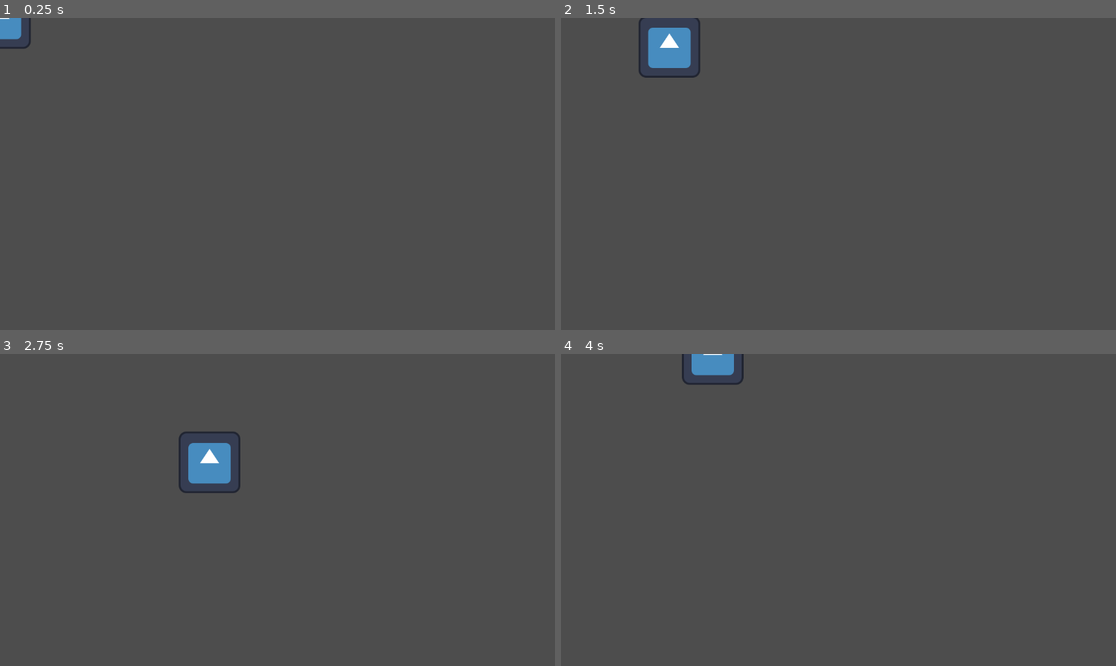
Above: before the commit, frames 1-4 (two rows, left to right).
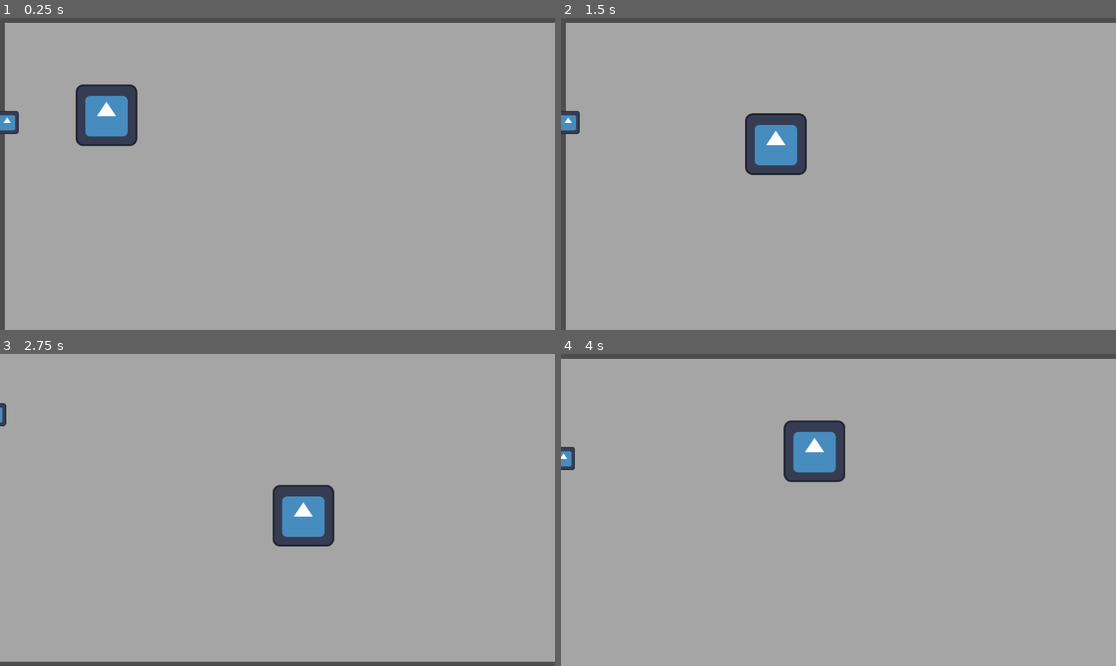
Above: after the commit, the same moments.

Repository: Lin1ux/LD58
Game: Godot game, scene res://Scene/main.tscn
Two runs of this game, one before a commit and one after it. Both use one fixed random seed, a clock stepped at 60 frames per second and the inputs below. The engine's default icon, where the game draws it, is replaced by a stand-in: a white triangle on a blue panel in a dark square.
Inputs:
- Up to frame 1 (0.25 s): no input
- Up to frame 2 (1.5 s): tap Enter at 0.5 s; hold Right (ui_right) 0.53-1.28 s; hold Down (ui_down) from 1.28 s (still down)
- Up to frame 3 (2.75 s): release Down (ui_down) at 2.03 s; hold Right (ui_right) from 2.03 s (still down)
- Up to frame 4 (4 s): release Right (ui_right) at 2.78 s; hold Up (ui_up) 2.78-3.53 s; hold Left (ui_left) from 3.53 s (still down)

The runs differ from the first frame. In frame 1, 97% of the frame differs, in the area x 0-100%, y 0-100%; in frame 2, 97%; in frame 3, 98%, in the area x 0-100%, y 0-99%; in frame 4, 98%.

Commit message:
Level chunk system

Diff:
--- /dev/null
+++ b/Scene/camera_area.gd
@@ -0,0 +1,2 @@
+extends Area2D
+class_name CameraArea
--- /dev/null
+++ b/Scene/chunks/level_chunk.gd
@@ -0,0 +1,72 @@
+extends Area2D
+class_name LevelChunk
+
+
+@export_category("Camera")
+@export var lock_camera: bool = true
+
+
+@export_category("Link Chunks")
+@export_file("*.tscn") var chunk_left: String = ""
+@export_file("*.tscn") var chunk_right: String = ""
+@export_file("*.tscn") var chunk_up: String = ""
+@export_file("*.tscn") var chunk_down: String = ""
+
+
+@export_category("Link Nodes")
+@export var link_left: LevelChunkLink = null
+@export var link_right: LevelChunkLink = null
+@export var link_up: LevelChunkLink = null
+@export var link_down: LevelChunkLink = null
+
+
+func _ready() -> void:
+	if link_left != null:
+		link_left.activated.connect(load_left)
+	if link_right != null:
+		link_right.activated.connect(load_right)
+	if link_up != null:
+		link_up.activated.connect(load_up)
+	if link_down != null:
+		link_down.activated.connect(load_down)
+
+
+func load_left() -> void:
+	if chunk_left == "":
+		return
+	var c: LevelChunk = load(chunk_left).instantiate()
+	c.global_position = link_left.global_position - c.link_right.position
+	get_parent().add_child(c)
+
+
+func load_right() -> void:
+	if chunk_right == "":
+		return
+	var c: LevelChunk = load(chunk_right).instantiate()
+	c.global_position = link_right.global_position - c.link_left.position
+	get_parent().add_child(c)
+
+
+func load_up() -> void:
+	if chunk_up == "":
+		return
+	var c: LevelChunk = load(chunk_up).instantiate()
+	c.global_position = link_up.global_position
+	get_parent().add_child(c)
+
+
+func load_down() -> void:
+	if chunk_down == "":
+		return
+	var c: LevelChunk = load(chunk_down).instantiate()
+	c.global_position = link_down.global_position
+	get_parent().add_child(c)
+
+
+func _on_area_entered(area: Area2D) -> void:
+	if area is CameraArea:
+		var camera: Camera2D = area.get_parent()
+		camera.limit_left = $CollisionShape2D.global_position.x - $CollisionShape2D.shape.size.x / 2
+		camera.limit_right = $CollisionShape2D.global_position.x + $CollisionShape2D.shape.size.x / 2
+		camera.limit_top = $CollisionShape2D.global_position.y - $CollisionShape2D.shape.size.y / 2
+		camera.limit_bottom = $CollisionShape2D.global_position.y + $CollisionShape2D.shape.size.y / 2
--- /dev/null
+++ b/Scene/chunks/level_chunk.tscn
@@ -0,0 +1,30 @@
+[gd_scene load_steps=4 format=3 uid="uid://c5a1fxy00wvl8"]
+
+[ext_resource type="Script" uid="uid://b7vxdx6mqa5lx" path="res://Scene/chunks/level_chunk.gd" id="1_e51pq"]
+[ext_resource type="PackedScene" uid="uid://b620rq506fm21" path="res://Scene/chunks/level_chunk_link.tscn" id="2_egeeo"]
+
+[sub_resource type="RectangleShape2D" id="RectangleShape2D_egeeo"]
+size = Vector2(1300, 739)
+
+[node name="LevelChunk" type="Area2D" node_paths=PackedStringArray("link_left", "link_right")]
+script = ExtResource("1_e51pq")
+link_left = NodePath("LevelChunkLink")
+link_right = NodePath("LevelChunkLink2")
+
+[node name="TextureRect" type="ColorRect" parent="."]
+custom_minimum_size = Vector2(1280, 720)
+offset_right = 1280.0
+offset_bottom = 720.0
+color = Color(1, 1, 1, 0.49411765)
+
+[node name="LevelChunkLink" parent="." instance=ExtResource("2_egeeo")]
+position = Vector2(5, 207)
+
+[node name="LevelChunkLink2" parent="." instance=ExtResource("2_egeeo")]
+position = Vector2(1267, 390)
+
+[node name="CollisionShape2D" type="CollisionShape2D" parent="."]
+position = Vector2(640, 359.5)
+shape = SubResource("RectangleShape2D_egeeo")
+
+[connection signal="area_entered" from="." to="." method="_on_area_entered"]
--- /dev/null
+++ b/Scene/chunks/level_chunk_link.gd
@@ -0,0 +1,11 @@
+extends Node2D
+class_name LevelChunkLink
+
+signal activated()
+
+var triggered: bool = false
+
+func _on_area_2d_body_entered(body: Node2D) -> void:
+	if body is CharacterBody2D and not triggered:#Player
+		triggered = true
+		activated.emit()
--- /dev/null
+++ b/Scene/chunks/level_chunk_link.tscn
@@ -0,0 +1,21 @@
+[gd_scene load_steps=4 format=3 uid="uid://b620rq506fm21"]
+
+[ext_resource type="Script" uid="uid://b84aukmdp310q" path="res://Scene/chunks/level_chunk_link.gd" id="1_0msia"]
+[ext_resource type="Texture2D" uid="uid://4xv7ag7w05ot" path="res://icon.svg" id="2_lwilj"]
+
+[sub_resource type="CircleShape2D" id="CircleShape2D_0msia"]
+radius = 32.0
+
+[node name="LevelChunkLink" type="Node2D"]
+script = ExtResource("1_0msia")
+
+[node name="Area2D" type="Area2D" parent="."]
+
+[node name="CollisionShape2D" type="CollisionShape2D" parent="Area2D"]
+shape = SubResource("CircleShape2D_0msia")
+
+[node name="Icon" type="Sprite2D" parent="."]
+scale = Vector2(0.375, 0.375)
+texture = ExtResource("2_lwilj")
+
+[connection signal="body_entered" from="Area2D" to="." method="_on_area_2d_body_entered"]
--- a/Scene/main.tscn
+++ b/Scene/main.tscn
@@ -1,12 +1,21 @@
-[gd_scene load_steps=4 format=3 uid="uid://cf4tw7btmygby"]
+[gd_scene load_steps=7 format=3 uid="uid://cf4tw7btmygby"]
 
+[ext_resource type="PackedScene" uid="uid://c5a1fxy00wvl8" path="res://Scene/chunks/level_chunk.tscn" id="1_r34rm"]
 [ext_resource type="Script" uid="uid://c64x6b7ocwvt3" path="res://Player/player_movement.gd" id="1_sblpm"]
 [ext_resource type="Texture2D" uid="uid://4xv7ag7w05ot" path="res://icon.svg" id="2_r34rm"]
+[ext_resource type="Script" uid="uid://cgue1afyx57xx" path="res://Scene/camera_area.gd" id="4_2wwxx"]
 
 [sub_resource type="RectangleShape2D" id="RectangleShape2D_x02iy"]
 size = Vector2(128, 128)
 
+[sub_resource type="CircleShape2D" id="CircleShape2D_2wwxx"]
+
 [node name="Scene" type="Node2D"]
+
+[node name="LevelChunk" parent="." instance=ExtResource("1_r34rm")]
+position = Vector2(-211, -192)
+chunk_left = "uid://c5a1fxy00wvl8"
+chunk_right = "uid://c5a1fxy00wvl8"
 
 [node name="CharacterBody2D" type="CharacterBody2D" parent="."]
 script = ExtResource("1_sblpm")
@@ -16,3 +25,12 @@
 
 [node name="Sprite2D" type="Sprite2D" parent="CharacterBody2D"]
 texture = ExtResource("2_r34rm")
+
+[node name="Camera2D" type="Camera2D" parent="CharacterBody2D"]
+position_smoothing_enabled = true
+
+[node name="CameraArea" type="Area2D" parent="CharacterBody2D/Camera2D"]
+script = ExtResource("4_2wwxx")
+
+[node name="CollisionShape2D" type="CollisionShape2D" parent="CharacterBody2D/Camera2D/CameraArea"]
+shape = SubResource("CircleShape2D_2wwxx")
Not shown, added: Scene/camera_area.gd.uid
Not shown, added: Scene/chunks/level_chunk.gd.uid
Not shown, added: Scene/chunks/level_chunk_link.gd.uid
